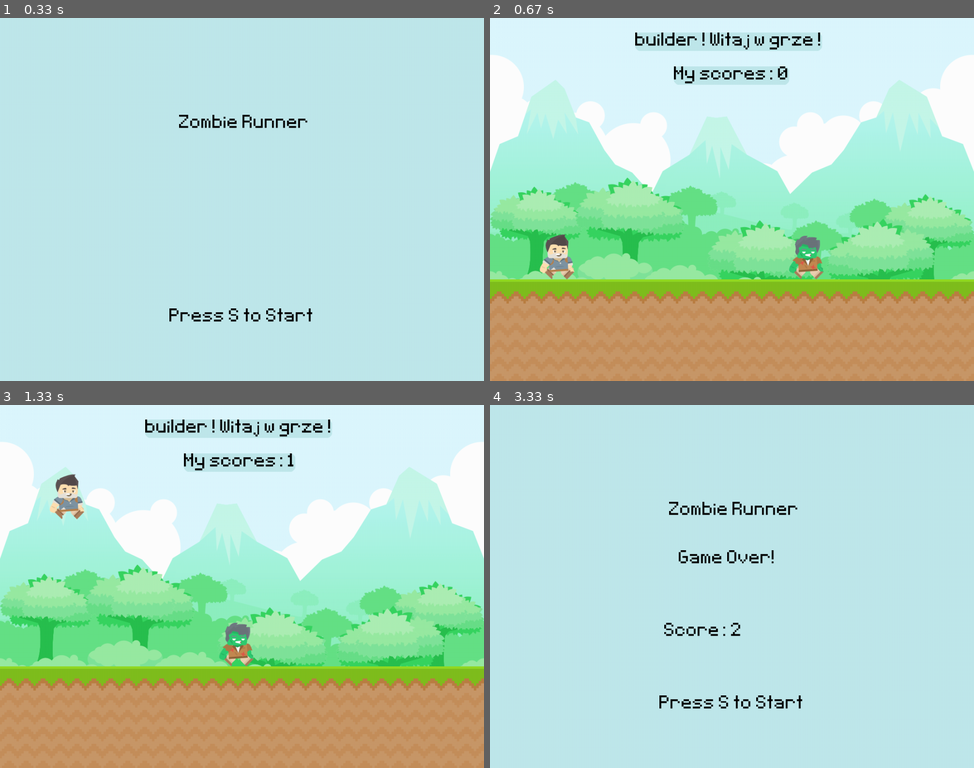
Above: before the commit, frames 1-4 (two rows, left to right).
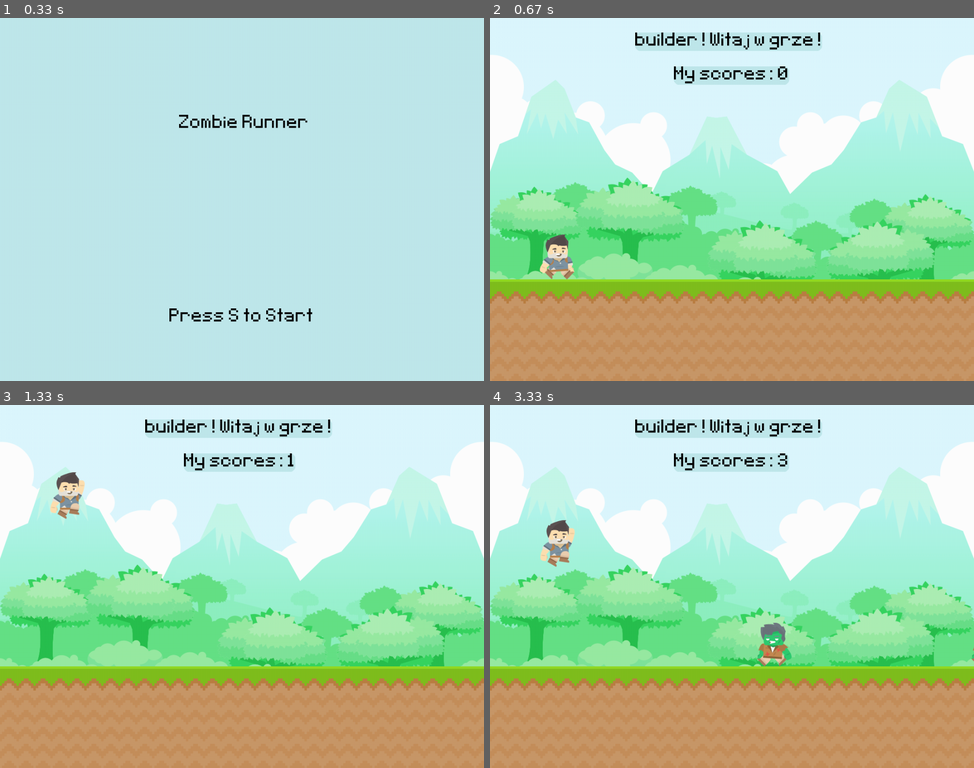
Above: after the commit, the same moments.

Repository: plextor15/PyGames
Game: pygame game, started from Zombies/main.py
The game is run twice, just before and just after one commit, with the same random seed, the same clock (stepped at 60 frames per second) and the same inputs.
Inputs (mouse positions are in pixels of both pictures, inside the frame that each line leads up to):
- Up to frame 1 (0.33 s): no input
- Up to frame 2 (0.67 s): tap S at 0.33 s
- Up to frame 3 (1.33 s): tap Space at 0.67 s
- Up to frame 4 (3.33 s): tap Space at 1.57, 1.87 s; click (717, 524) at 3.12 s

Frame 1 is identical in both runs. In frame 2, 0.6% of the frame differs, in the area x 61-69%, y 60-72%; in frame 3, 1.0%; in frame 4, 90%, in the area x 0-100%, y 0-100%.

Commit message:
Add files via upload

Diff:
--- a/Zombies/main.py
+++ b/Zombies/main.py
@@ -1,6 +1,7 @@
 import pygame
 from sys import exit
 import getpass
+from random import randint
 
 
 def display_score():
@@ -13,6 +14,38 @@
 
     return current_time
 
+def zombie_move(zombie_list):
+    if zombie_list:
+        for rect in zombie_list:
+            rect.x -= 5
+
+        new_zombie_list = [rect for rect in zombie_list if rect.x > -100] #aktualny wchodzi jesli
+        #for rect in zombie_list:
+        #    if rect.x > -100:
+        #        new_zombie_list.append(rect)
+
+        return new_zombie_list
+    else:
+        return []    # jak nic nie ma, nic nie daje
+
+def collision(player, zombie_list):
+    if zombie_list:
+        for rect in zombie_list:
+            if player.colliderect(rect):
+                return True
+    else:
+        return False
+
+def player_animation():
+    global player_surf, player_index    #gdziekolwiek one sa
+
+    if player_rect.bottom < 430:
+        player_surf = player_jump
+    else:
+        player_index += 0.05     #czas trwania animacji
+        if player_index >= len(player_walk):
+            player_index = 0
+        player_surf = player_walk[int(player_index)]
 
 if __name__ == '__main__':
 
@@ -50,14 +83,20 @@
 
 
     # Dodanie Zombie do gry
-    zombie = pygame.image.load('graphic/characters/zombie/zombie_walk1.png').convert_alpha()
+    zombie_surf = pygame.image.load('graphic/characters/zombie/zombie_walk1.png').convert_alpha()
     # Dodanie obszaru zombie
-    zombie_rect = zombie.get_rect(topleft=(700, 430))
+    zombie_rect = zombie_surf.get_rect(topleft=(700, 430))
+    zombie_rect_list = []
 
     # Dodanie gracza do gry
-    player = pygame.image.load('graphic/characters/player/adventurer_walk1.png').convert_alpha()
+    player_walk1 = pygame.image.load('graphic/characters/player/adventurer_walk1.png').convert_alpha()
+    player_walk2 = pygame.image.load('graphic/characters/player/adventurer_walk2.png').convert_alpha()
+    player_jump = pygame.image.load('graphic/characters/player/adventurer_jump.png').convert_alpha()
+    player_walk = [player_walk1, player_walk2]
+    player_index = 0
+    player_surf = player_walk[player_index]
     # Dodanie obszaru gracza
-    player_rect = player.get_rect(topleft=(100, 430))
+    player_rect = player_surf.get_rect(topleft=(100, 430))
 
     player_gravity = 25
 
@@ -66,6 +105,12 @@
     game_over = False
     start_time = 0
     score = 0
+
+    own_game_event = pygame.USEREVENT
+    pygame.time.set_timer(own_game_event,1500)
+
+    background_music = pygame.mixer.music.load('music/Sneaky_Snitch.mp3')
+    pygame.mixer.music.play(-1)
 
 
     # Main Loop
@@ -87,7 +132,9 @@
                     if event.key == pygame.K_SPACE and player_rect.y == 430:
                         player_gravity = -25
 
-
+                if event.type == own_game_event:
+                    #print("OWN_EVENT")
+                    zombie_rect_list.append(zombie_surf.get_rect(topleft=(randint(900,1100), 430)))
             else:
                 if event.type == pygame.KEYDOWN and event.key == pygame.K_s:
                     game_is_active = True
@@ -101,9 +148,9 @@
 
         if game_is_active:
             # Ruch Zombie
-            zombie_rect.x -= 5
-            if zombie_rect.x <= -100:
-                zombie_rect.x = 1100
+            #zombie_rect.x -= 5
+            #if zombie_rect.x <= -100:
+            #    zombie_rect.x = 1100
 
             # Dodanie backgroundu do okna gry
             screen.blit(background, (0, 0))
@@ -116,10 +163,15 @@
 
             score = display_score()
 
-            # Dodanie zombie do okna gry
-            screen.blit(zombie, zombie_rect)
+
+            zombie_rect_list = zombie_move( zombie_rect_list )
+            for rect in zombie_rect_list:
+                # Dodanie zombie do okna gry
+                screen.blit(zombie_surf, rect)
+
             # Dodanie gracza do ekranu gry
-            screen.blit(player, player_rect)
+            player_animation()
+            screen.blit(player_surf, player_rect)
 
 
 
@@ -137,11 +189,12 @@
 
             if player_rect.y >= 430: player_rect.y = 430
 
-            if player_rect.colliderect(zombie_rect):
+            if collision( player_rect, zombie_rect_list ):
                 game_is_active = False
                 game_over = True
-
-                start_time = int( pygame.time.get_ticks() / 1000 )
+                start_time = int( pygame.time.get_ticks() / 1000 ) # tu moze byc cheat z main menu
+
+            #game_is_active = collision( player_rect, zombie_rect_list )
 
             #clock.tick(50)      #FPSy
         else:
@@ -154,6 +207,7 @@
                 intro_score = game_font.render( f"Score: {score}", True, "Black" )
                 intro_score_rect = intro_score.get_rect(topleft=(360, 450))
                 screen.blit( intro_score, intro_score_rect )
+                zombie_rect_list = []
 
             #pygame.display.update()
             #clock.tick(50)
Binary file added: Zombies/graphic/characters/player/adventurer_jump.png
Binary file added: Zombies/graphic/characters/player/adventurer_walk2.png
Binary file changed: Zombies/graphic/characters/zombie/zombie_walk1.png
Binary file added: Zombies/graphic/characters/zombie/zombie_walk2.png
Not shown, added: Zombies/music/Sneaky_Snitch.mp3
